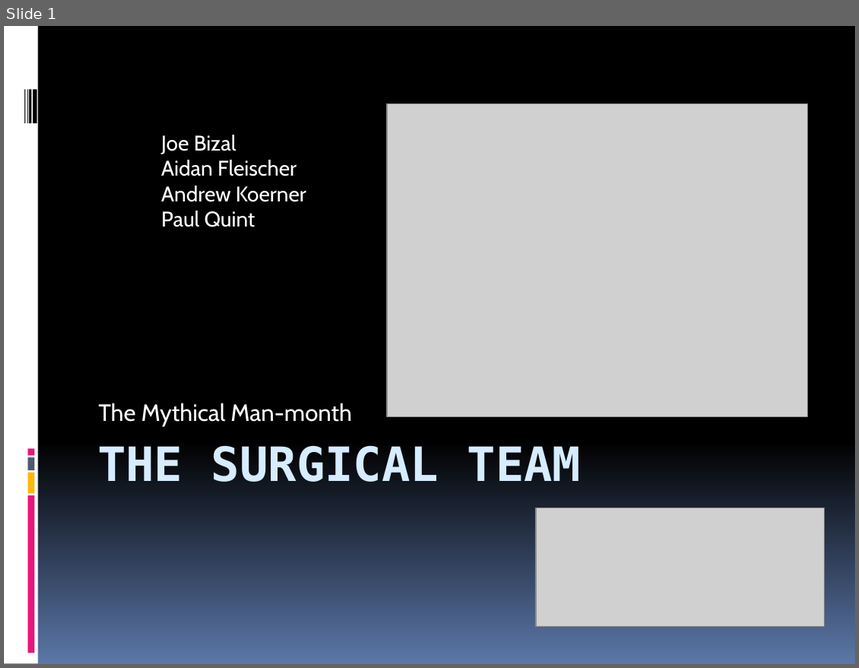
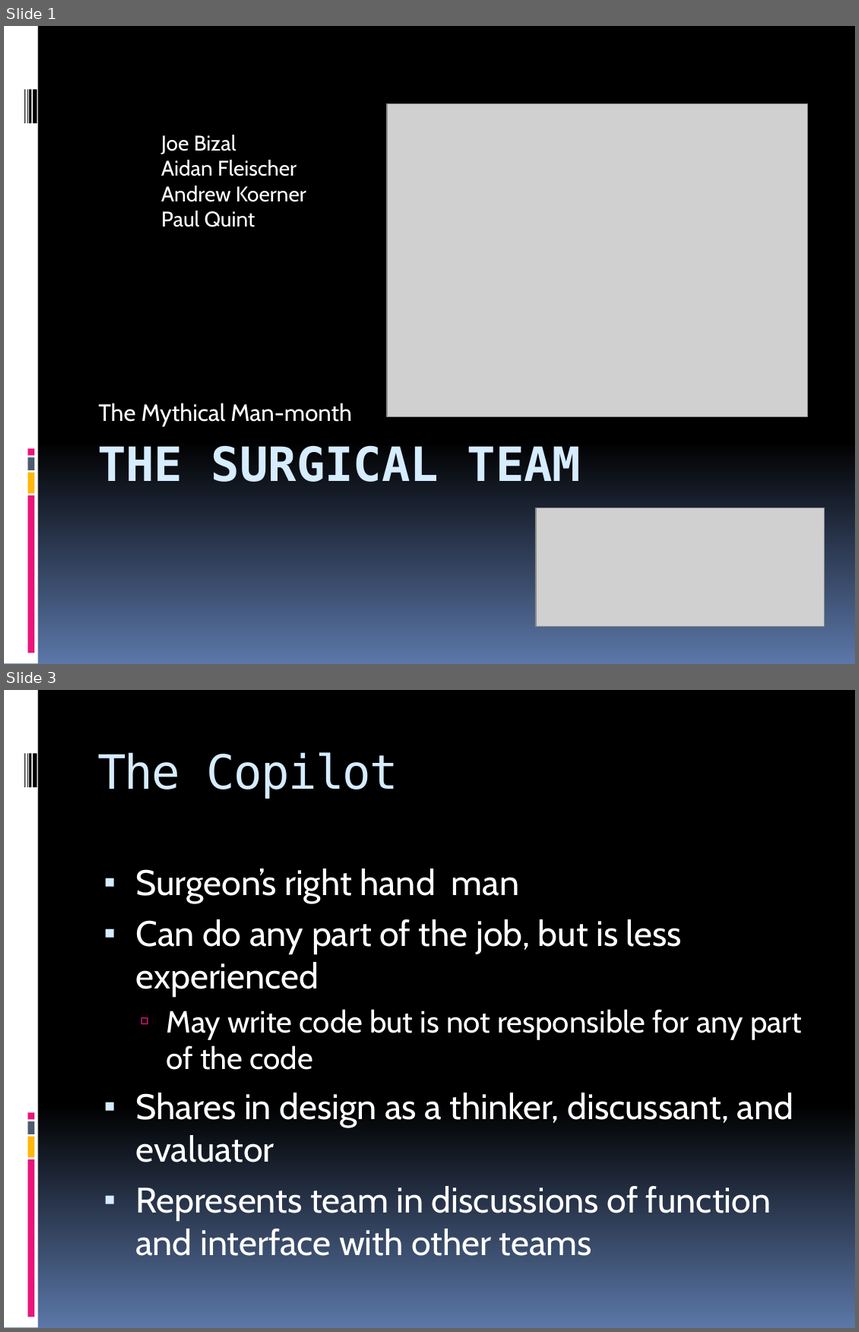
Before and after one commit to akoerner/SoftwareEngineering, a slide deck: homeworks/hw2/MythicalMan-month_SurgicalTeam.pptx. Shown one above the other, each under a label of ours: slide 1 before the commit, slides 1 and 3 after it; the slides between them are not shown. The pictures are 859x668 and 859x1332 pixels, drawn with LibreOffice and Linux fonts; fonts in the diff are those of the drawing; grey boxes stand for pictures. Boxes give left, top, right and bottom in pixels: in the first picture for what was removed or moved away, otherwise in the second. Text is boxed around its words. In the diff, an @@ line names an element or a change of style, - is before the commit and + after.

Commit message:
Added slides on surgeon, copilot, admin, and editor

```diff
--- a/homeworks/hw2/MythicalMan-month_SurgicalTeam.pptx
+++ b/homeworks/hw2/MythicalMan-month_SurgicalTeam.pptx
@@ slide 3 added at (x1=4, y1=690, x2=855, y2=1328), background gradient #000000 to #5B77A8; not listed: 9 template elements that a slide beside it also shows @@
@@ title added at (x1=97, y1=752, x2=398, y2=799), 40 pt, text #D6ECFF @@
+The Copilot
@@ text added at (x1=135, y1=869, x2=803, y2=1256), 30 pt, text #FFFFFF @@
+▪ Surgeon’s right hand man
+▪ Can do any part of the job, but is less experienced
+  ▫ May write code but is not responsible for any part of the code
+▪ Shares in design as a thinker, discussant, and evaluator
+▪ Represents team in discussions of function and interface with other teams
```
Also in this commit, not shown: 3 other slides added, 3 slides removed.
